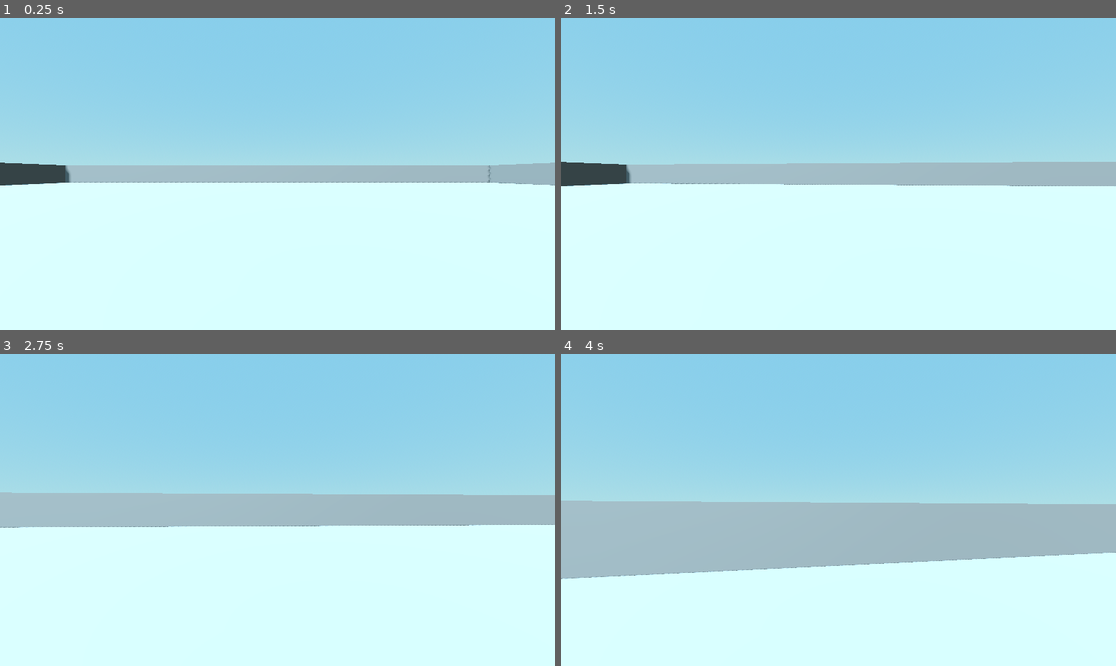
Above: before the commit, frames 1-4 (two rows, left to right).
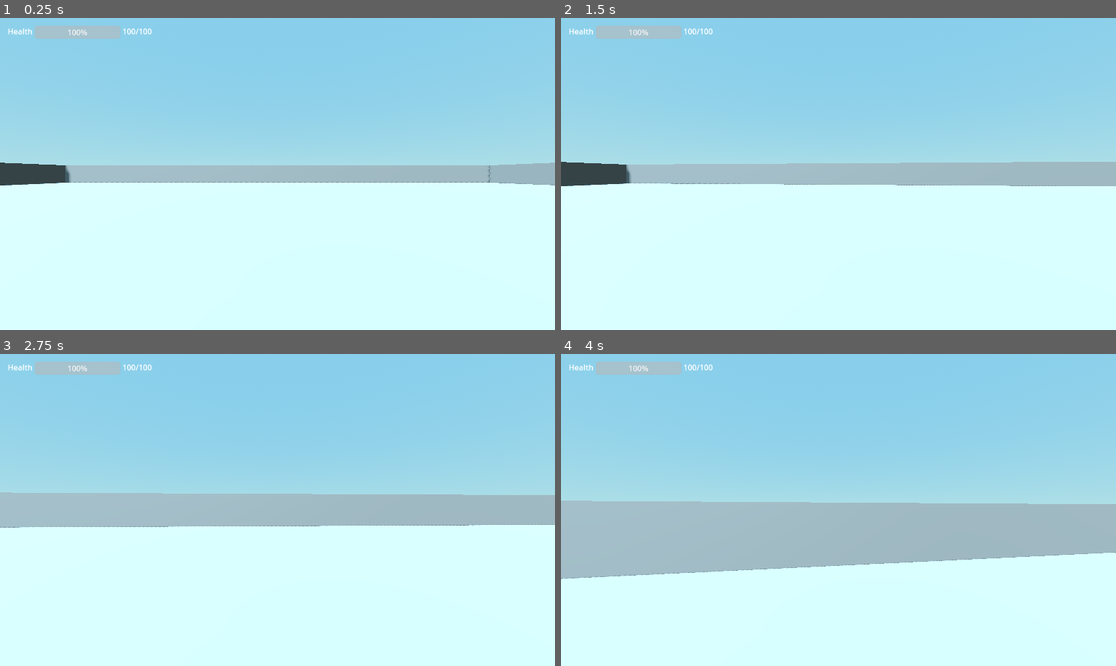
Above: after the commit, the same moments.

Repository: Liloslash/gwj_critters
Game: Godot game, scene res://World.tscn
Two runs of this game, one before a commit and one after it. Both use one fixed random seed, a clock stepped at 60 frames per second and the inputs below.
Inputs (mouse positions are in pixels of both pictures, inside the frame that each line leads up to):
- Up to frame 1 (0.25 s): no input
- Up to frame 2 (1.5 s): tap Enter (ui_accept) at 0.5, 0.77 s; move the mouse to (866, 174) at 0.52 s; hold W (up) from 0.53 s (still down); move the mouse to (810, 174) at 1.27 s
- Up to frame 3 (2.75 s): keep holding W (up); tap Enter (ui_accept) at 1.52 s; move the mouse to (288, 503) at 2.02 s
- Up to frame 4 (4 s): keep holding W (up); tap Enter (ui_accept) at 2.75, 3.02, 3.77 s; move the mouse to (832, 516) at 2.77 s; move the mouse to (877, 513) at 3.52 s

The runs differ from the first frame. In frame 1, 0.8% of the frame differs, in the area x 1-28%, y 2-7%; in frame 2, 0.8%; in frame 3, 0.8%; in frame 4, 0.8%.

Commit message:
damage bar

Diff:
--- /dev/null
+++ b/HUD.tscn
@@ -0,0 +1,33 @@
+[gd_scene load_steps=2 format=3 uid="uid://caoh2ltkqoyvm"]
+
+[ext_resource type="Script" uid="uid://cmdfqnxlt1llg" path="res://hud.gd" id="1"]
+
+[node name="HUD" type="CanvasLayer"]
+script = ExtResource("1")
+
+[node name="HBoxContainer" type="HBoxContainer" parent="."]
+anchors_preset = -1
+anchor_right = 0.3
+anchor_bottom = 0.04
+offset_left = 16.0
+offset_top = 16.0
+offset_right = -29.6
+offset_bottom = 40.08
+size_flags_horizontal = 4
+size_flags_vertical = 3
+
+[node name="Label" type="Label" parent="HBoxContainer"]
+layout_mode = 2
+size_flags_horizontal = 0
+size_flags_vertical = 1
+text = "Health"
+
+[node name="ProgressBar" type="ProgressBar" parent="HBoxContainer"]
+layout_mode = 2
+size_flags_horizontal = 3
+value = 100.0
+
+[node name="Value" type="Label" parent="HBoxContainer"]
+layout_mode = 2
+size_flags_vertical = 1
+text = "100/100"
--- a/World.tscn
+++ b/World.tscn
@@ -1,7 +1,8 @@
-[gd_scene load_steps=8 format=3 uid="uid://ct41h7jhnr1fy"]
+[gd_scene load_steps=9 format=3 uid="uid://ct41h7jhnr1fy"]
 
 [ext_resource type="PackedScene" uid="uid://bporlauvhb1m8" path="res://Player.tscn" id="1_c6gwx"]
 [ext_resource type="PackedScene" uid="uid://bhuko84jtt65y" path="res://Enemy.tscn" id="2_2dftf"]
+[ext_resource type="PackedScene" uid="uid://caoh2ltkqoyvm" path="res://HUD.tscn" id="3_hud"]
 
 [sub_resource type="BoxShape3D" id="BoxShape3D_2dftf"]
 size = Vector3(50, 1, 50)
@@ -70,3 +71,5 @@
 
 [node name="Enemy" parent="." instance=ExtResource("2_2dftf")]
 transform = Transform3D(1, 0, 0, 0, 1, 0, 0, 0, 1, 9.65678, 1, 0)
+
+[node name="HUD" parent="." instance=ExtResource("3_hud")]
--- a/enemy.gd
+++ b/enemy.gd
@@ -7,6 +7,7 @@
 var player: CharacterBody3D
 
 func _ready() -> void:
+	add_to_group("Enemy")
 	player = get_tree().get_first_node_in_group("Player")
 
 func _physics_process(delta: float) -> void:
@@ -26,6 +27,4 @@
 	if not is_on_floor():
 		velocity += get_gravity() * delta
 
-
-
 	move_and_slide()
--- /dev/null
+++ b/hud.gd
@@ -0,0 +1,16 @@
+extends CanvasLayer
+
+@onready var health_bar: ProgressBar = $HBoxContainer/ProgressBar
+@onready var value_label: Label = $HBoxContainer/Value
+
+func _ready() -> void:
+	var player := get_tree().get_first_node_in_group("Player")
+	if player:
+		if player.has_signal("health_changed"):
+			player.health_changed.connect(_on_health_changed)
+		_on_health_changed(player.current_health, player.max_health)
+
+func _on_health_changed(current: int, max_value: int) -> void:
+	health_bar.max_value = max_value
+	health_bar.value = current
+	value_label.text = str(current, "/", max_value)
--- a/player.gd
+++ b/player.gd
@@ -2,13 +2,15 @@
 
 const SPEED = 5.0
 const JUMP_VELOCITY = 4.5
+
+signal health_changed(current, max)
 
 @onready var damage_zone: Area3D = $DamageZone
 
 @export var max_health = 100
 @export var current_health = 100
 @export var damage_per_tick = 5
-@export var damage_interval = 2
+@export var damage_interval = 1
 
 var damage_timer = 0.0
 var enemies_in_range = []
@@ -20,11 +22,15 @@
 	damage_zone.body_exited.connect(_on_enemy_exited)
 
 func _on_enemy_entered(body):
-	## if body.is_in_group("enemies"):
-	pass
+	if body and body.is_in_group("Enemy"):
+		if not enemies_in_range.has(body):
+			enemies_in_range.append(body)
+		is_taking_damage = true
 
 func _on_enemy_exited(body):
-	pass
+	if body and body.is_in_group("Enemy"):
+		enemies_in_range.erase(body)
+		is_taking_damage = enemies_in_range.size() > 0
 
 func _input(event: InputEvent) -> void:
 	if event is InputEventMouseMotion:
@@ -55,3 +61,21 @@
 		velocity.z = move_toward(velocity.z, 0, SPEED)
 
 	move_and_slide()
+
+	# Apply periodic damage while any enemy is within the damage zone
+	if enemies_in_range.size() > 0 and current_health > 0:
+		damage_timer += delta
+		if damage_timer >= float(damage_interval):
+			take_damage(damage_per_tick)
+			damage_timer = 0.0
+
+func heal(amount: int) -> void:
+	current_health = clamp(current_health + amount, 0, max_health)
+	emit_signal("health_changed", current_health, max_health)
+
+func take_damage(amount: int) -> void:
+	current_health = max(0, current_health - amount)
+	emit_signal("health_changed", current_health, max_health)
+
+func is_dead() -> bool:
+	return current_health <= 0
Not shown, added: hud.gd.uid
